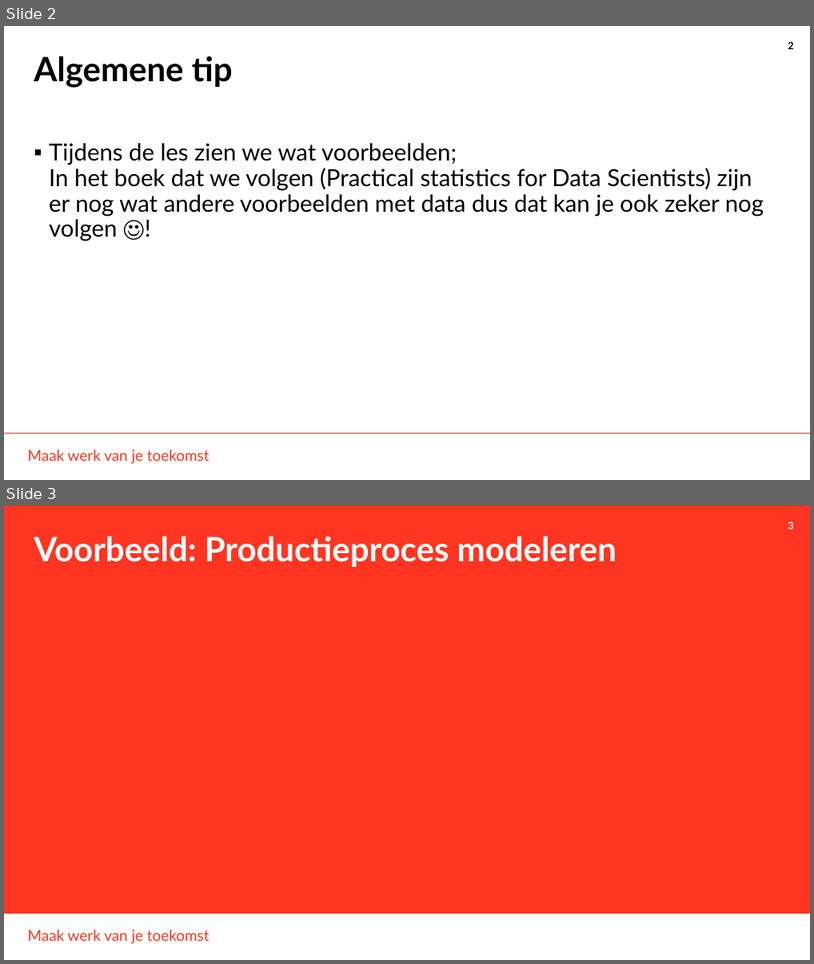
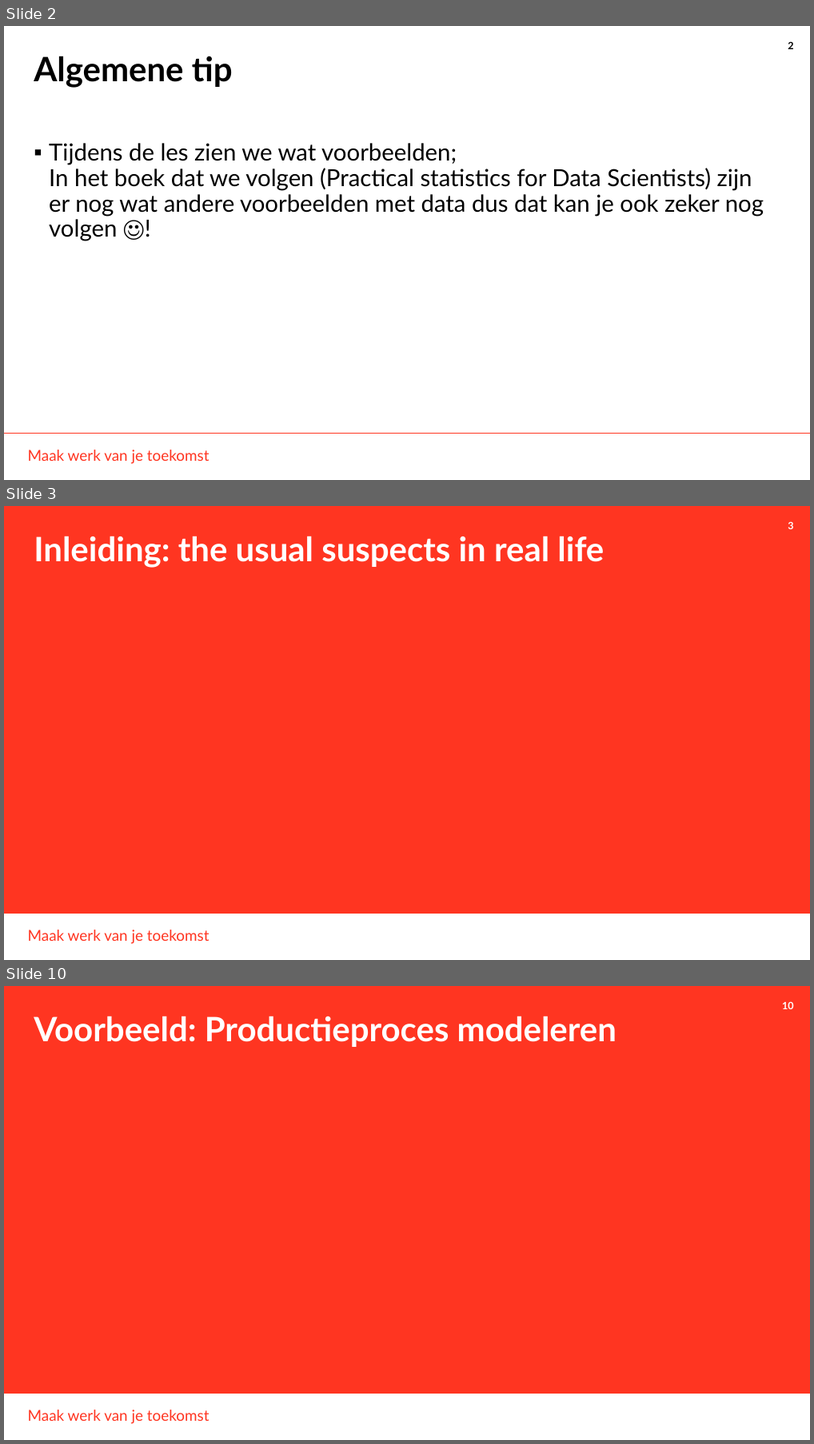
Before and after one commit to THellemans/data-science-syntra-ab, a slide deck: 06 statistiek/04 Numerieke data verdelingen verkennen/04 Numerieke data verdelingen verkennen.pptx. Shown one above the other, each under a label of ours: slides 2 and 3 before the commit, slides 2, 3 and 10 after it; the slides between them are not shown. The pictures are 814x964 and 814x1444 pixels, drawn with LibreOffice and Linux fonts; fonts in the diff are those of the drawing; background and template pictures are left out. Boxes give left, top, right and bottom in pixels: in the first picture for what was removed or moved away, otherwise in the second. Text is boxed around its words. In the diff, an @@ line names an element or a change of style, - is before the commit and + after.

```diff
--- a/06 statistiek/04 Numerieke data verdelingen verkennen/04 Numerieke data verdelingen verkennen.pptx
+++ b/06 statistiek/04 Numerieke data verdelingen verkennen/04 Numerieke data verdelingen verkennen.pptx
@@ slide 3 added at <box>4,506,810,960</box>, background #FFFFFF; not listed: 4 template elements that a slide beside it also shows @@
@@ title added at <box>34,536,604,568</box>, 40 pt, text #FFFFFF, bold @@
+Inleiding: the usual suspects in real life
@@ what was slide 3 is now slide 10 @@
@@ page number at <box>782,1002,794,1009</box>: text changed @@
-3
+10
```
Also in this commit, not shown: 6 slides changed, 7 other slides added, 1 slide removed, 34 other files.
